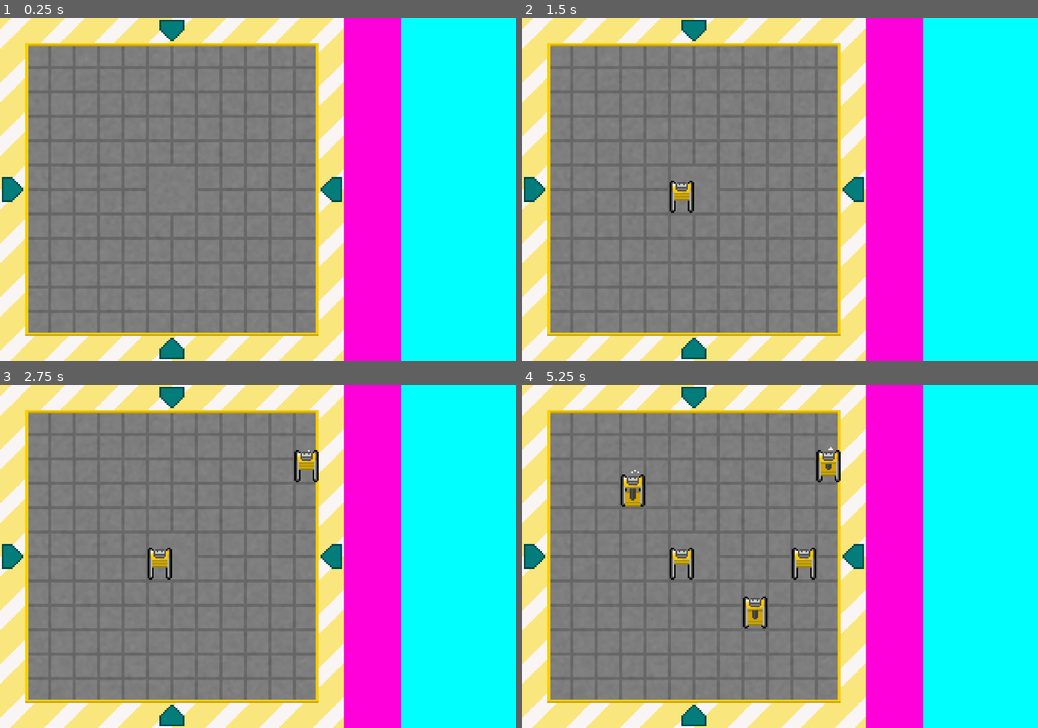
Above: before the commit, frames 1-4 (two rows, left to right).
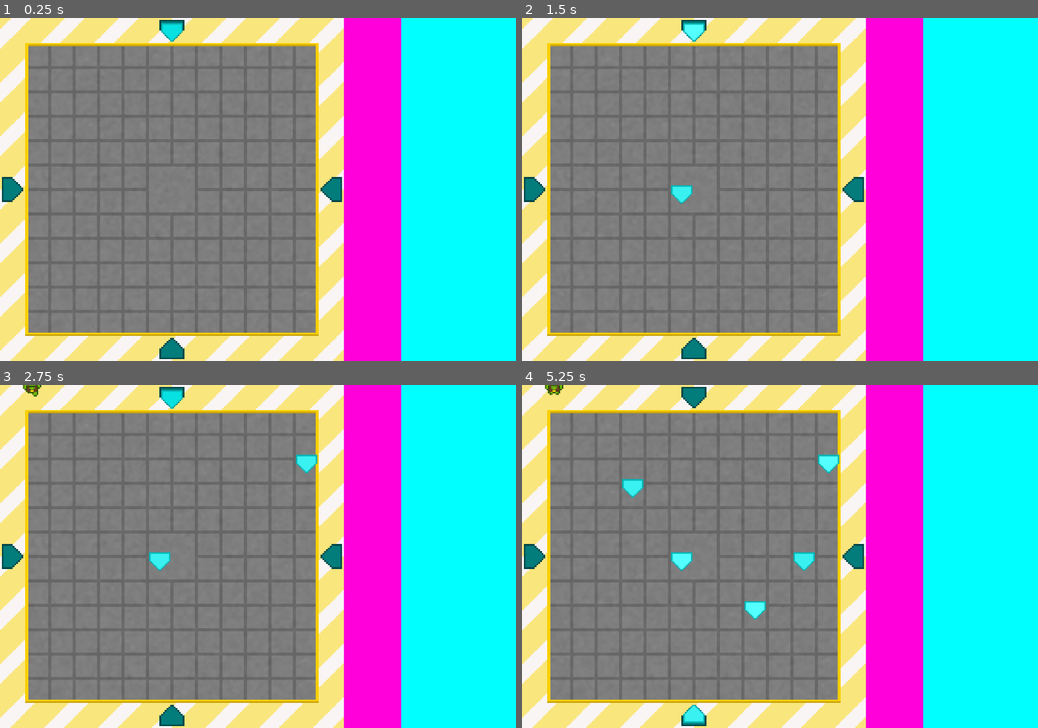
Above: after the commit, the same moments.

Repository: Evellior/GGJ22
Game: Godot game, scene res://Main.tscn
Two runs of this game, one before a commit and one after it. Both use one fixed random seed, a clock stepped at 60 frames per second and the inputs below.
Inputs (mouse positions are in pixels of both pictures, inside the frame that each line leads up to):
- Up to frame 1 (0.25 s): no input
- Up to frame 2 (1.5 s): tap Enter at 0.5 s; move the mouse to (893, 172) at 0.52 s; click (893, 172) at 0.67 s; tap Space at 1.25 s; move the mouse to (676, 206) at 1.27 s; click (676, 206) at 1.42 s
- Up to frame 3 (2.75 s): move the mouse to (309, 481) at 2.02 s; click (309, 481) at 2.17 s
- Up to frame 4 (5.25 s): move the mouse to (754, 625) at 2.77 s; click (754, 625) at 2.92 s; move the mouse to (934, 607) at 3.52 s; click (934, 607) at 3.67 s; move the mouse to (625, 505) at 4.27 s; click (625, 505) at 4.42 s; move the mouse to (805, 556) at 5.02 s; click (805, 556) at 5.17 s

The runs differ from the first frame. In frame 1, 0.2% of the frame differs, in the area x 31-36%, y 1-7%; in frame 2, 0.5%; in frame 3, 0.9%; in frame 4, 2.1%, in the area x 4-62%, y 0-99%.

Commit message:
updated spawning (merged)

Diff:
--- /dev/null
+++ b/Arrow.tscn
@@ -0,0 +1,38 @@
+[gd_scene load_steps=7 format=2]
+
+[ext_resource path="res://Art/screen_lights.png" type="Texture" id=1]
+
+[sub_resource type="AtlasTexture" id=1]
+flags = 4
+atlas = ExtResource( 1 )
+region = Rect2( 0, 0, 56, 48 )
+
+[sub_resource type="AtlasTexture" id=2]
+flags = 4
+atlas = ExtResource( 1 )
+region = Rect2( 56, 0, 56, 48 )
+
+[sub_resource type="AtlasTexture" id=3]
+flags = 4
+atlas = ExtResource( 1 )
+region = Rect2( 112, 0, 56, 48 )
+
+[sub_resource type="AtlasTexture" id=4]
+flags = 4
+atlas = ExtResource( 1 )
+region = Rect2( 168, 0, 56, 48 )
+
+[sub_resource type="SpriteFrames" id=5]
+animations = [ {
+"frames": [ SubResource( 1 ), SubResource( 2 ), SubResource( 3 ), SubResource( 4 ) ],
+"loop": true,
+"name": "default",
+"speed": 5.0
+} ]
+
+[node name="Node2D" type="Node2D"]
+
+[node name="AnimatedSprite" type="AnimatedSprite" parent="."]
+frames = SubResource( 5 )
+frame = 3
+playing = true
--- /dev/null
+++ b/GameStats.gd
@@ -0,0 +1,75 @@
+extends Node
+
+#varibles for changing the wave strength
+var KilledGoblinsScale = 1.0
+var PollutionScale = 0.2
+var SurvivedScale = 0.01
+
+var TotalGoblinsKilled = 0
+var PollutionLevel = 1
+var WavesSurvived = 0
+
+var PollutionPerWave = 0
+var PollutionRegenBank = 100
+var PollutionRegenRecovery = 25
+var MaxRegen = 0.9
+
+var GoblinsThisWave = 0
+var GoblinsKilled = 0
+
+var InWave = false
+# Called when the node enters the scene tree for the first time.
+func _ready():
+	pass # Replace with function body.
+
+func GoblinKilled():
+	TotalGoblinsKilled += 1
+	GoblinsKilled += 1
+
+func AddPollution(Amount):
+	PollutionPerWave += Amount
+
+func GetPollution():
+	return PollutionLevel
+
+func StartWave():
+	InWave = true
+	GoblinsThisWave = 0
+
+	GoblinsThisWave += (TotalGoblinsKilled * KilledGoblinsScale)
+	GoblinsThisWave += (PollutionLevel * PollutionScale)
+	GoblinsThisWave += (WavesSurvived * SurvivedScale)
+
+	return GoblinsThisWave
+
+func EndWave():
+	InWave = false
+	WavesSurvived += 1
+	GoblinsKilled = 0
+	PollutionLevel += PollutionPerWave
+
+	var Max = PollutionRegenBank * MaxRegen
+
+	if (Max < (100 - PollutionLevel)):
+		PollutionRegenBank = PollutionRegenBank - PollutionLevel
+		PollutionLevel = 0
+	else:
+		PollutionRegenBank -= Max
+		PollutionLevel -= Max
+
+	PollutionRegenBank += PollutionRegenRecovery
+
+	if (PollutionRegenBank > 100):
+		PollutionRegenBank = 100
+
+func IsInWave():
+	return InWave
+
+func _process(_delta):
+	if (InWave):
+		if (GoblinsThisWave <= GoblinsKilled):
+			EndWave()
+
+# Called every frame. 'delta' is the elapsed time since the previous frame.
+#func _process(delta):
+#	pass
--- /dev/null
+++ b/Goblin Animations.tres
@@ -0,0 +1,109 @@
+[gd_resource type="SpriteFrames" load_steps=21 format=2]
+
+[ext_resource path="res://Art/goblin_left_walkx64.png" type="Texture" id=1]
+[ext_resource path="res://Art/goblin_back_walkx64.png" type="Texture" id=2]
+[ext_resource path="res://Art/goblin_right_walkx64.png" type="Texture" id=3]
+[ext_resource path="res://Art/goblin_front_walkx64.png" type="Texture" id=4]
+
+[sub_resource type="AtlasTexture" id=1]
+flags = 4
+atlas = ExtResource( 2 )
+region = Rect2( 0, 0, 64, 64 )
+
+[sub_resource type="AtlasTexture" id=2]
+flags = 4
+atlas = ExtResource( 2 )
+region = Rect2( 64, 0, 64, 64 )
+
+[sub_resource type="AtlasTexture" id=3]
+flags = 4
+atlas = ExtResource( 2 )
+region = Rect2( 128, 0, 64, 64 )
+
+[sub_resource type="AtlasTexture" id=4]
+flags = 4
+atlas = ExtResource( 2 )
+region = Rect2( 192, 0, 64, 64 )
+
+[sub_resource type="AtlasTexture" id=5]
+flags = 4
+atlas = ExtResource( 1 )
+region = Rect2( 0, 0, 64, 64 )
+
+[sub_resource type="AtlasTexture" id=6]
+flags = 4
+atlas = ExtResource( 1 )
+region = Rect2( 64, 0, 64, 64 )
+
+[sub_resource type="AtlasTexture" id=7]
+flags = 4
+atlas = ExtResource( 1 )
+region = Rect2( 128, 0, 64, 64 )
+
+[sub_resource type="AtlasTexture" id=8]
+flags = 4
+atlas = ExtResource( 1 )
+region = Rect2( 192, 0, 64, 64 )
+
+[sub_resource type="AtlasTexture" id=9]
+flags = 4
+atlas = ExtResource( 4 )
+region = Rect2( 0, 0, 64, 64 )
+
+[sub_resource type="AtlasTexture" id=10]
+flags = 4
+atlas = ExtResource( 4 )
+region = Rect2( 64, 0, 64, 64 )
+
+[sub_resource type="AtlasTexture" id=11]
+flags = 4
+atlas = ExtResource( 4 )
+region = Rect2( 128, 0, 64, 64 )
+
+[sub_resource type="AtlasTexture" id=12]
+flags = 4
+atlas = ExtResource( 4 )
+region = Rect2( 192, 0, 64, 64 )
+
+[sub_resource type="AtlasTexture" id=13]
+flags = 4
+atlas = ExtResource( 3 )
+region = Rect2( 0, 0, 64, 64 )
+
+[sub_resource type="AtlasTexture" id=14]
+flags = 4
+atlas = ExtResource( 3 )
+region = Rect2( 64, 0, 64, 64 )
+
+[sub_resource type="AtlasTexture" id=15]
+flags = 4
+atlas = ExtResource( 3 )
+region = Rect2( 128, 0, 64, 64 )
+
+[sub_resource type="AtlasTexture" id=16]
+flags = 4
+atlas = ExtResource( 3 )
+region = Rect2( 192, 0, 64, 64 )
+
+[resource]
+animations = [ {
+"frames": [ SubResource( 1 ), SubResource( 2 ), SubResource( 3 ), SubResource( 4 ) ],
+"loop": true,
+"name": "Up",
+"speed": 5.0
+}, {
+"frames": [ SubResource( 5 ), SubResource( 6 ), SubResource( 7 ), SubResource( 8 ) ],
+"loop": true,
+"name": "Left",
+"speed": 5.0
+}, {
+"frames": [ SubResource( 9 ), SubResource( 10 ), SubResource( 11 ), SubResource( 12 ) ],
+"loop": true,
+"name": "Down",
+"speed": 5.0
+}, {
+"frames": [ SubResource( 13 ), SubResource( 14 ), SubResource( 15 ), SubResource( 16 ) ],
+"loop": true,
+"name": "Right",
+"speed": 5.0
+} ]
--- a/Goblin.tscn
+++ b/Goblin.tscn
@@ -1,19 +1,17 @@
-[gd_scene load_steps=2 format=2]
+[gd_scene load_steps=3 format=2]
 
-[sub_resource type="SpriteFrames" id=1]
-animations = [ {
-"frames": [  ],
-"loop": true,
-"name": "Up",
-"speed": 5.0
-} ]
+[ext_resource path="res://Goblin Animations.tres" type="SpriteFrames" id=1]
 
-[node name="Node2D" type="Node2D"]
+[sub_resource type="CircleShape2D" id=1]
+radius = 25.0
 
-[node name="AnimatedSprite" type="AnimatedSprite" parent="."]
-frames = SubResource( 1 )
-animation = "Up"
+[node name="Area2D" type="Area2D"]
+
+[node name="GoblinSprite" type="AnimatedSprite" parent="."]
+frames = ExtResource( 1 )
+animation = "Left"
+frame = 2
+playing = true
 
 [node name="CollisionShape2D" type="CollisionShape2D" parent="."]
-
-[node name="VisibilityNotifier2D" type="VisibilityNotifier2D" parent="."]
+shape = SubResource( 1 )
--- a/Main.gd
+++ b/Main.gd
@@ -6,6 +6,8 @@
 
 var Direction = 0
 var buildings = PoolVector2Array()
+
+var tempdelta = 0.0
 # Declare member variables here. Examples:
 # var a = 2
 # var b = "text"
@@ -25,11 +27,27 @@
 
 # Called when the node enters the scene tree for the first time.
 func _ready():
+	GameStats.AddPollution(3)
+
+	var Time = OS.get_time()
+
+	var RandomSeed = Time.second + (Time.minute * 60) + (Time.hour * 60 * 60)
+
+	seed(RandomSeed)
+
 	pass # Replace with function body.
 
 # Called every frame. 'delta' is the elapsed time since the previous frame.
-#func _process(delta):
-#	pass
+func _process(delta):
+	if (!GameStats.IsInWave()):
+		if (get_node("Spawn").is_stopped()):
+			get_node("Spawn").start()
+			_on_SwapDirection_timeout()
+	else:
+		tempdelta += delta
+		if (tempdelta > 2.0):
+			GameStats.GoblinKilled()
+			tempdelta = 0
 
 func isBuildingHere(location):
 	if (buildings.size() > 0):
@@ -62,26 +80,59 @@
 
 func _on_Spawn_timeout():
 	var SpawnPoint = ""
+	var GoblinSprite = ""
 
-	if (Direction == 0):
-		SpawnPoint = get_node("BottomSpawn/PathFollow2D")
+	var WaveTimer = get_node("Spawn")
+	WaveTimer.stop()
 
-	if (Direction == 1):
-		SpawnPoint = get_node("LeftSpawn/PathFollow2D")
+	var GoblinsToSpawn = GameStats.StartWave()
 
-	if (Direction == 2):
-		SpawnPoint = get_node("RightSpawn/PathFollow2D")
+	for i in GoblinsToSpawn:
+		var Gobo = Goblin_scene.instance()
+		add_child(Gobo)
 
-	if (Direction == 3):
-		SpawnPoint = get_node("TopSpawn/PathFollow2D")
+		GoblinSprite = Gobo.get_node("GoblinSprite")
+		var Facings = GoblinSprite.frames.get_animation_names()
+		GoblinSprite.animation = Facings[Direction]
 
-	SpawnPoint.offset = randi()
+		if (Direction == 3):
+			SpawnPoint = get_node("BottomSpawn/PathFollow2D")
 
-	var Gobo = Goblin_scene.instance()
-	add_child(Gobo)
+		if (Direction == 2):
+			SpawnPoint = get_node("LeftSpawn/PathFollow2D")
 
-	Gobo.position = SpawnPoint.position
+		if (Direction == 1):
+			SpawnPoint = get_node("RightSpawn/PathFollow2D")
+
+		if (Direction == 0):
+			SpawnPoint = get_node("TopSpawn/PathFollow2D")
+
+		SpawnPoint.offset = randi()
+
+		Gobo.position = SpawnPoint.position
 
 
 func _on_SwapDirection_timeout():
+	var DownArrow = get_node("DownArrow")
+	var LeftArrow = get_node("LeftArrow")
+	var RightArrow = get_node("RightArrow")
+	var UpArrow = get_node("UpArrow")
+
 	Direction = randi() % 4
+
+	DownArrow.visible = false
+	RightArrow.visible = false
+	LeftArrow.visible = false
+	UpArrow.visible = false
+
+	if (Direction == 3):
+		UpArrow.visible = true
+
+	if (Direction == 2):
+		RightArrow.visible = true
+
+	if (Direction == 1):
+		LeftArrow.visible = true
+
+	if (Direction == 0):
+		DownArrow.visible = true
--- a/Main.tscn
+++ b/Main.tscn
@@ -4,6 +4,7 @@
 [ext_resource path="res://Goblin.tscn" type="PackedScene" id=2]
 [ext_resource path="res://Main.gd" type="Script" id=3]
 [ext_resource path="res://Building.tscn" type="PackedScene" id=4]
+[ext_resource path="res://Arrow.tscn" type="PackedScene" id=4]
 
 [sub_resource type="Curve2D" id=1]
 _data = {
@@ -38,13 +39,27 @@
 "_edit_use_anchors_": false
 }
 
-[node name="SwapDirection" type="Timer" parent="."]
-wait_time = 12.0
+[node name="Spawn" type="Timer" parent="."]
+wait_time = 2.0
 autostart = true
 
-[node name="Spawn" type="Timer" parent="."]
-wait_time = 2.5
-autostart = true
+[node name="DownArrow" parent="." instance=ExtResource( 4 )]
+position = Vector2( 450, 37.5 )
+
+[node name="LeftArrow" parent="." instance=ExtResource( 4 )]
+visible = false
+position = Vector2( 862.5, 450 )
+rotation = 1.5708
+
+[node name="UpArrow" parent="." instance=ExtResource( 4 )]
+visible = false
+position = Vector2( 450, 862.5 )
+rotation = -3.14159
+
+[node name="RightArrow" parent="." instance=ExtResource( 4 )]
+visible = false
+position = Vector2( 37.5, 450 )
+rotation = -1.5708
 
 [node name="TopSpawn" type="Path2D" parent="."]
 curve = SubResource( 1 )
@@ -74,5 +89,4 @@
 position = Vector2( 897, 4 )
 rotation = 1.5708
 
-[connection signal="timeout" from="SwapDirection" to="." method="_on_SwapDirection_timeout"]
 [connection signal="timeout" from="Spawn" to="." method="_on_Spawn_timeout"]
--- a/project.godot
+++ b/project.godot
@@ -14,6 +14,10 @@
 run/main_scene="res://Main.tscn"
 config/icon="res://icon.png"
 
+[autoload]
+
+GameStats="*res://GameStats.gd"
+
 [display]
 
 window/size/width=1350
Binary file added: Art/screen_lights.png
Not shown, added: Art/screen_lights.png.import
